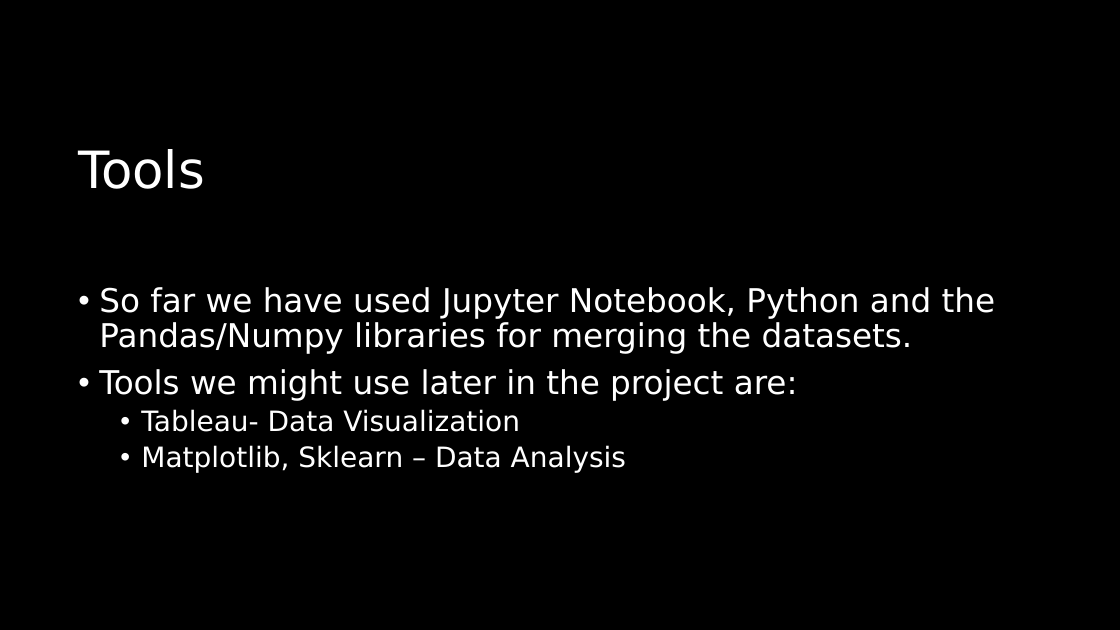
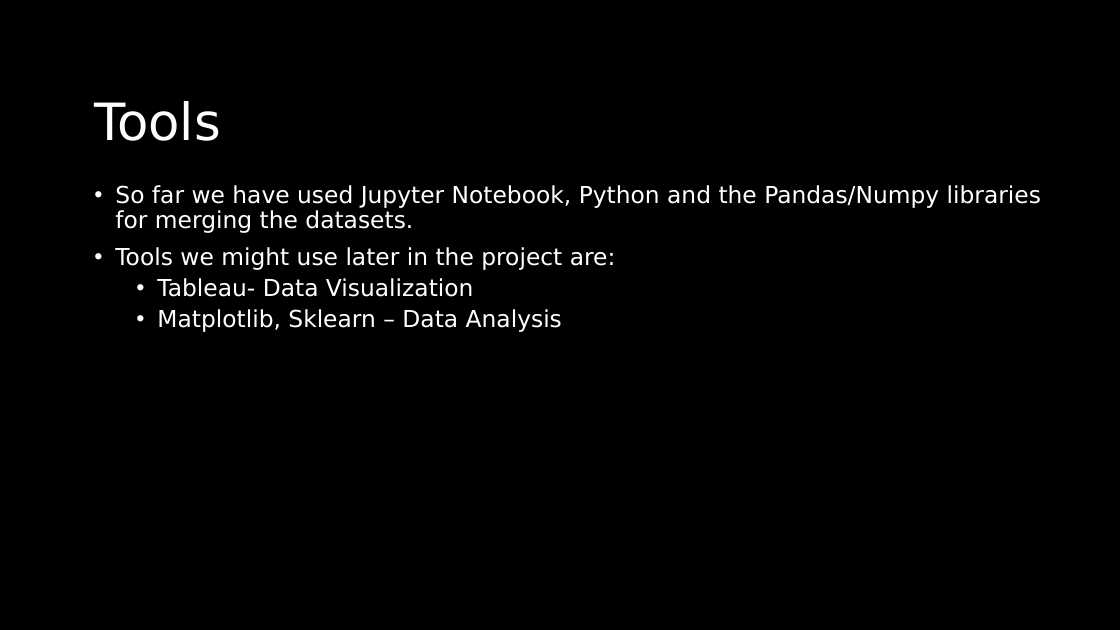
Before and after one commit to KWolley/CSPB4502_DreamTeam, a slide deck: slide 7 of UFO_presidentalElections.pptx. Drawn at 1120x630 pixels with LibreOffice and Linux fonts; fonts in the diff are those of the drawing. Boxes give left, top, right and bottom in pixels: in the first picture for what was removed or moved away, otherwise in the second. Text is boxed around its words. In the diff, an @@ line names an element or a change of style, - is before the commit and + after.

```diff
--- a/UFO_presidentalElections.pptx
+++ b/UFO_presidentalElections.pptx
@@ title "Tools": place and size @@
-title "Tools" at bbox=[78, 149, 204, 189]
+title "Tools" at bbox=[94, 101, 220, 141]
@@ text "So far we have used ...": place and size @@
-text "So far we have used ..." at bbox=[99, 287, 996, 473]
+text "So far we have used ..." at bbox=[115, 185, 1041, 332]
@@ text "So far we have used ..." at bbox=[115, 185, 1041, 332]: size 28 to 20 pt in "So far we have used Jupyter Notebook, ...", "Tools we might use later in the ..."; size 24 to 20 pt in "Tableau- Data Visualization", "Matplotlib, Sklearn – Data Analysis" @@
```
Also in this commit, not shown: 6 other slides changed.
